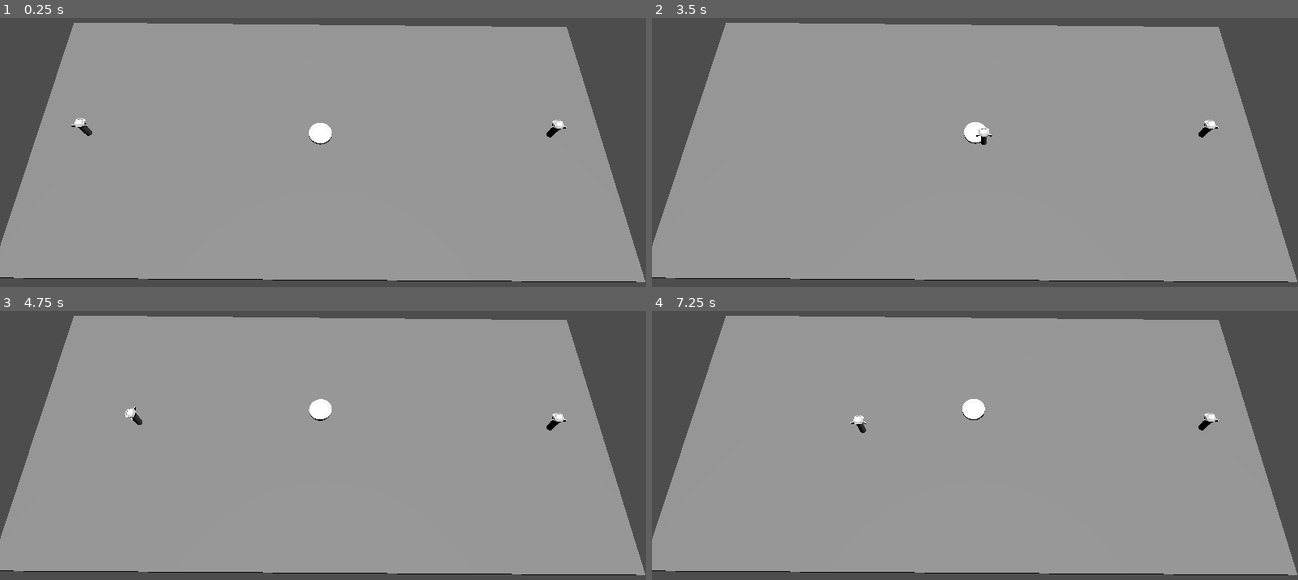
Above: before the commit, frames 1-4 (two rows, left to right).
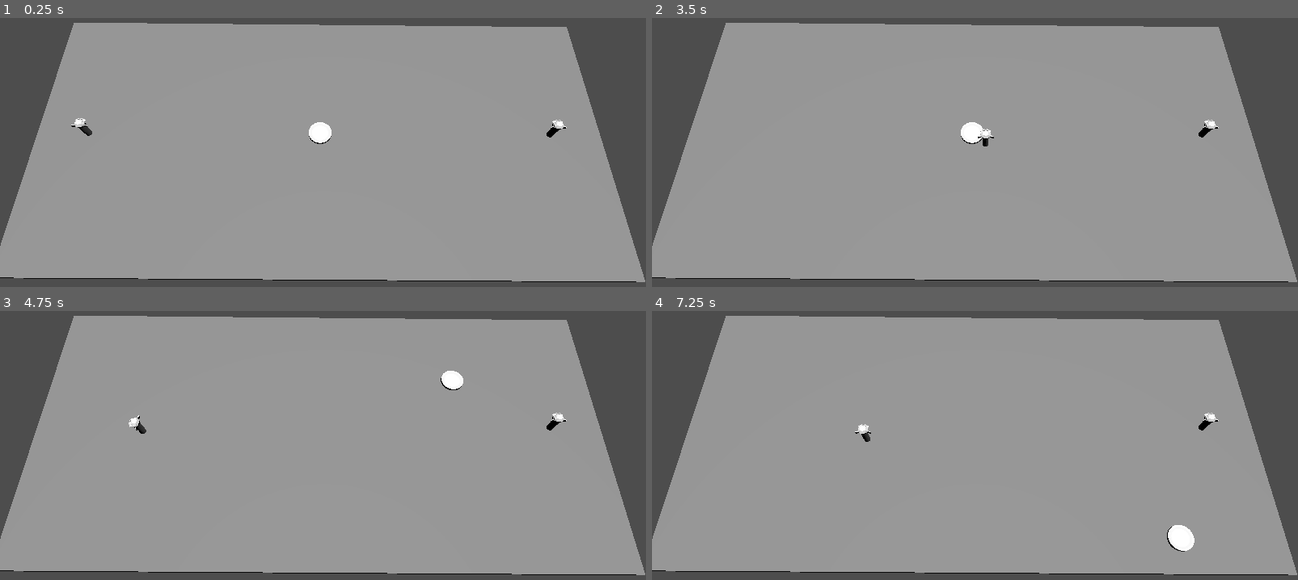
Above: after the commit, the same moments.

Repository: hugopanel/bounce
Game: Godot game, scene res://level1.tscn
Two runs of this game, one before a commit and one after it. Both use one fixed random seed, a clock stepped at 60 frames per second and the inputs below.
Inputs:
- Up to frame 1 (0.25 s): no input
- Up to frame 2 (3.5 s): tap Enter at 0.5 s; hold D (PA_Right) 0.53-1.28 s; tap Space (PA_Dash) every 0.75 s from 0.6 to 2.85 s; hold S (PA_Down) 1.28-2.03 s; hold D (PA_Right) 2.03-2.78 s; hold W (PA_Up) from 2.78 s (still down)
- Up to frame 3 (4.75 s): release W (PA_Up) at 3.53 s; hold A (PA_Left) from 3.53 s (still down); tap Space (PA_Dash) at 3.6, 4.35 s
- Up to frame 4 (7.25 s): release A (PA_Left) at 5.03 s; hold S (PA_Down) 5.03-5.78 s; tap Space (PA_Dash) at 5.1, 5.85, 6.6 s; hold D (PA_Right) 5.78-6.53 s; hold W (PA_Up) from 6.53 s (still down)

The runs differ from the first frame. In frame 1, less than 0.1% of the frame differs, in the area x 47-52%, y 38-48%; in frame 2, 0.1%; in frame 3, 0.6%; in frame 4, 0.7%, in the area x 30-84%, y 32-90%.

Commit message:
Puck can now bounce and be pushed by players.

Diff:
--- a/level1.tscn
+++ b/level1.tscn
@@ -33,6 +33,9 @@
 [sub_resource type="BoxShape3D" id="BoxShape3D_u0ufp"]
 size = Vector3(48.9912, 7.83569, 24.3516)
 
+[sub_resource type="BoxShape3D" id="BoxShape3D_m475y"]
+size = Vector3(49.0154, 1, 1)
+
 [node name="Node3D" type="Node3D"]
 transform = Transform3D(0.999954, -0.00806205, 0.0051201, 0.00809159, 0.999951, -0.00577206, -0.00507329, 0.00581324, 0.99997, 0, 0, 0)
 script = SubResource("GDScript_ge7ui")
@@ -44,11 +47,19 @@
 transform = Transform3D(1, -1.17295e-09, -8.38664e-09, 3.20739e-10, 0.441506, 0.897258, 4.33187e-11, -0.897259, 0.441506, 0.249455, 34.3054, 16.7943)
 
 [node name="Camera3D" type="Camera3D" parent="CameraPivot"]
-transform = Transform3D(1, 1.02554e-08, -2.12148e-08, -9.69032e-10, 0.999999, 7.22445e-08, -5.96659e-10, -1.52379e-08, 1, 0, 0, 0)
+transform = Transform3D(1, 1.02554e-08, -2.10516e-08, -1.43469e-09, 0.999999, 1.89183e-08, -8.2949e-10, 1.45644e-08, 1, 0, 0, 0)
+current = true
+fov = 44.9
+
+[node name="Camera3D2" type="Camera3D" parent="CameraPivot"]
+transform = Transform3D(0.999978, 0.00124869, -0.00665032, -0.00534135, 0.74903, -0.662514, 0.00415399, 0.662535, 0.74902, -0.295855, -20.3001, -26.2055)
 fov = 44.9
 
 [node name="RigidBody3D" parent="." instance=ExtResource("1_cs417")]
-transform = Transform3D(-0.00507336, 0.00809157, -0.999955, 0.00581323, 0.99995, 0.00806207, 0.99997, -0.00577207, -0.00512012, 0, 0, 0)
+transform = Transform3D(-0.00507336, 0.00809157, -0.999955, 0.00581323, 0.99995, 0.00806207, 0.99997, -0.00577207, -0.00512012, 0.000628286, 0.0776431, -0.000448184)
+mass = 0.01
+gravity_scale = 1.66533e-16
+lock_rotation = true
 
 [node name="StaticBody3D" type="StaticBody3D" parent="."]
 transform = Transform3D(-0.999955, 0.0080916, 0.00507338, 0.00806207, 0.99995, -0.00581323, -0.00512019, -0.00577207, -0.999971, 0, 0, 0)
@@ -60,3 +71,19 @@
 [node name="CollisionShape3D" type="CollisionShape3D" parent="StaticBody3D"]
 transform = Transform3D(1, 2.00249e-16, 1.49252e-15, -1.49766e-17, 1, -5.53737e-17, 1.96048e-15, 1.80817e-16, 1, -9.42183e-16, -3.95789, -6.40844e-16)
 shape = SubResource("BoxShape3D_u0ufp")
+
+[node name="Border up" type="CollisionShape3D" parent="StaticBody3D"]
+transform = Transform3D(1, 2.00248e-16, -1.49252e-15, 3.16374e-16, 1, -3.88715e-16, 1.96048e-15, 1.80818e-16, 1, 8.32413e-07, -2.05907e-08, 12.6382)
+shape = SubResource("BoxShape3D_m475y")
+
+[node name="Border down" type="CollisionShape3D" parent="StaticBody3D"]
+transform = Transform3D(1, 2.00248e-16, -4.47755e-15, 6.48411e-16, 1, -7.22057e-16, -3.35666e-14, 2.84535e-15, 0.999999, -8.3649e-07, 2.06915e-08, -12.7001)
+shape = SubResource("BoxShape3D_m475y")
+
+[node name="Border left" type="CollisionShape3D" parent="StaticBody3D"]
+transform = Transform3D(-4.37114e-08, -7.03675e-10, 0.999998, 2.5548e-09, 1, 7.03673e-10, -0.999999, 2.5553e-09, -4.37113e-08, 24.8557, -2.32474e-08, 0.148469)
+shape = SubResource("BoxShape3D_m475y")
+
+[node name="Border right" type="CollisionShape3D" parent="StaticBody3D"]
+transform = Transform3D(-4.37114e-08, -7.04169e-10, 0.999997, 2.5548e-09, 1, 7.03675e-10, -0.999997, 2.55529e-09, -4.37113e-08, -24.8458, 2.71202e-08, -2.53112)
+shape = SubResource("BoxShape3D_m475y")
--- a/puck.gd
+++ b/puck.gd
@@ -2,11 +2,26 @@
 
 var velocity: Vector3 = Vector3.ZERO
 
+var max_velocity = 10
+
 func _ready():
-	velocity.x = 0.1
+	#velocity.x = 0.1
+	pass
 
 func _physics_process(delta):
+	velocity.y = 0
 	var collision_info = move_and_collide(velocity * delta)
+	#position += velocity * delta
+	#
+	if collision_info:
+		if collision_info.get("name") != "Player":
+			velocity = velocity.bounce(collision_info.get_normal())
 
-	if collision_info:
-		velocity = velocity.bounce(collision_info.get_normal())
+	for body in $Area3D.get_overlapping_bodies():
+		if body.name == "Player" && body.velocity != Vector3.ZERO:
+			print(body.velocity)
+			velocity += body.velocity
+			print(velocity)
+
+	if (abs(velocity.x) > max_velocity): velocity.x = max_velocity * sign(velocity.x)
+	if (abs(velocity.y) > max_velocity): velocity.y = max_velocity * sign(velocity.y)
--- a/puck.tscn
+++ b/puck.tscn
@@ -1,14 +1,25 @@
-[gd_scene load_steps=4 format=3 uid="uid://ehhick0bwnou"]
+[gd_scene load_steps=5 format=3 uid="uid://ehhick0bwnou"]
 
 [ext_resource type="Script" path="res://puck.gd" id="1_nb11t"]
 [ext_resource type="PackedScene" uid="uid://cpm8pot4ciyg6" path="res://art/puck.glb" id="1_pq4pu"]
 
+[sub_resource type="CylinderShape3D" id="CylinderShape3D_bt3i4"]
+height = 0.261861
+radius = 2.65198
+
 [sub_resource type="CylinderShape3D" id="CylinderShape3D_f8cv3"]
 height = 0.245619
-radius = 0.996413
+radius = 0.998371
 
 [node name="RigidBody3D" type="RigidBody3D"]
+can_sleep = false
 script = ExtResource("1_nb11t")
+
+[node name="Area3D" type="Area3D" parent="."]
+
+[node name="CollisionShape3D" type="CollisionShape3D" parent="Area3D"]
+transform = Transform3D(0.493422, 0, 0, 0, 0.493422, 0, 0, 0, 0.493422, 0, 0, 0)
+shape = SubResource("CylinderShape3D_bt3i4")
 
 [node name="CollisionShape3D" type="CollisionShape3D" parent="."]
 transform = Transform3D(1, 0, 0, 0, 1, 0, 0, 0, 1, 0, 0.101035, 0)
Not shown: 1 places in level1.tscn that only renumber resources
